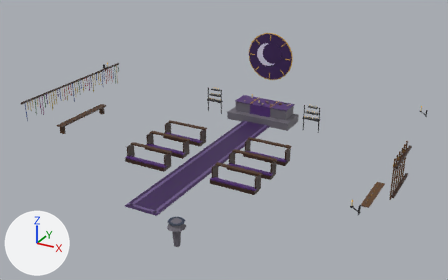
The glTF model assets/pilgrim-shrine.glb, before and after one commit.
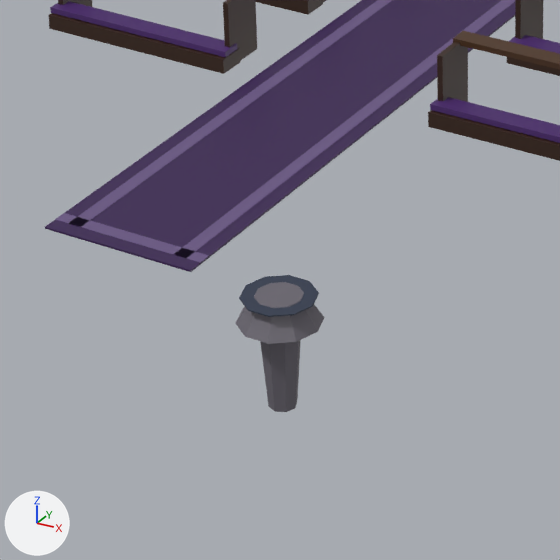
Each version is shown whole from a 50 mm lens placed at (13.46, -22.38, 12.73), pointed at (0.94, 0.39, 1.35), then close up on the part from 25% to 53% of the width and 55% to 100% of the height. Lighting does not change. The marker at lower left points along +X, +Y and +Z. The first two pictures are the older version. Where no turn or scale is listed for an object, it has been applied to the vertices.

In view in the first close-up: 'pilgrim-shrine'.
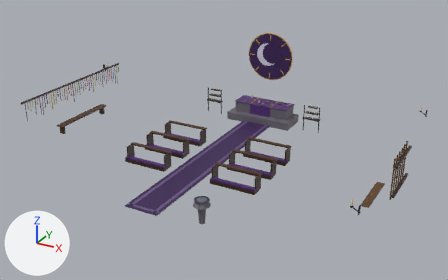
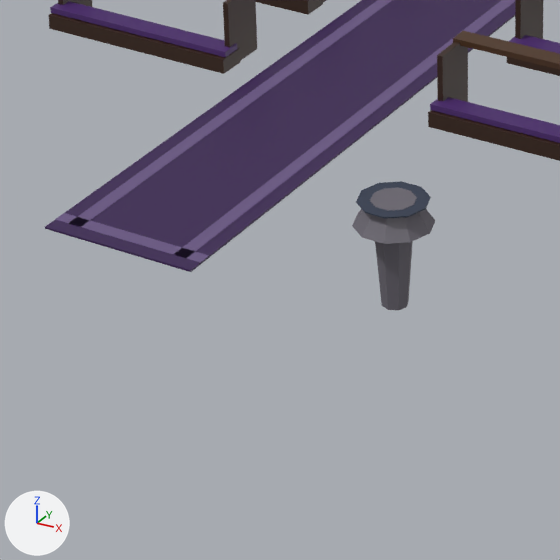
Where the newer file only moved an object's origin or applied its transform, the numbers keep the older frame.

Pixel boxes [x1, y1, x2, y2] of what changed, in the close-ups (560 x 560 px; the box of a moved part takes in the faces that stretch with it):
'pilgrim-shrine', reshaped: before [45, 0, 560, 412]; after [45, 0, 560, 310]
part 1 of me_pilgrim_shrine, moved or reshaped: before [260, 340, 301, 412]; after [375, 241, 413, 310]
part 2 of me_pilgrim_shrine, moved or reshaped: before [235, 282, 324, 344]; after [352, 188, 435, 244]
part 3 of me_pilgrim_shrine, moved or reshaped: before [239, 275, 319, 317]; after [356, 181, 431, 218]

The change in detail:
me_pilgrim_shrine is used by ob_pilgrim_shrine; location (0.0, 0.37, 2.35).
me_pilgrim_shrine had 2221 vertices, 3470 faces and spanned x -8.8..8.8, y -6.9..6.9, z -2.3..2.3.
me_pilgrim_shrine now has 2221 vertices, 3470 faces and spans x -8.8..8.8, y -5.3..6.9, z -2.3..2.3.
me_pilgrim_shrine part 1: the loose piece of 16 vertices spanning x 2.4..2.8, y -6.8..-6.4, z -2.3..-1.5 is moved by (0.0, 1.8, 0.0).
me_pilgrim_shrine part 2: the loose piece of 20 vertices spanning x 2.2..3.0, y -6.9..-6.2, z -1.5..-1.3 is moved by (0.0, 1.8, 0.0).
me_pilgrim_shrine part 3: the loose piece of 20 vertices spanning x 2.3..2.9, y -6.9..-6.3, z -1.3 is moved by (0.0, 1.8, 0.0).
